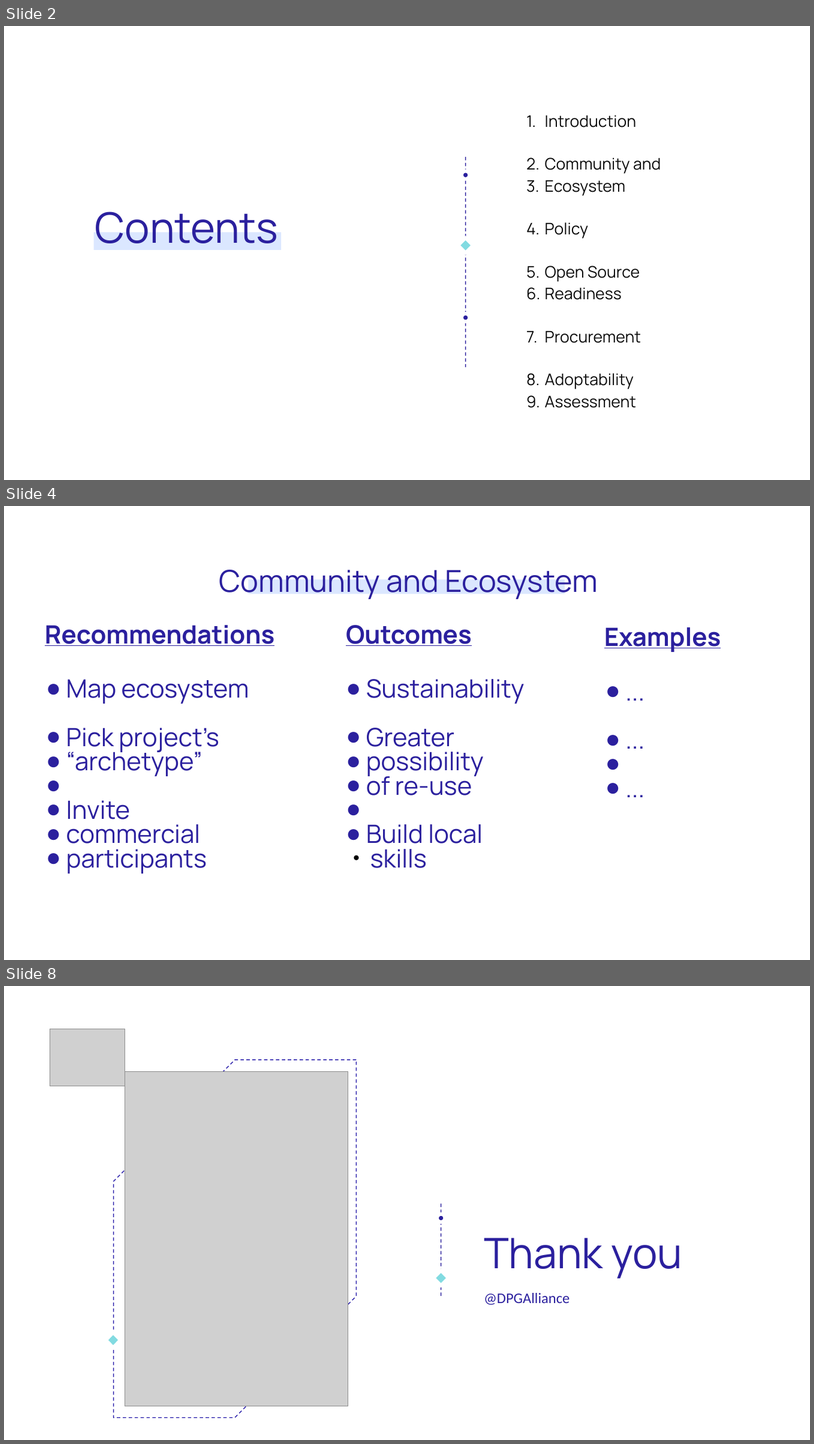
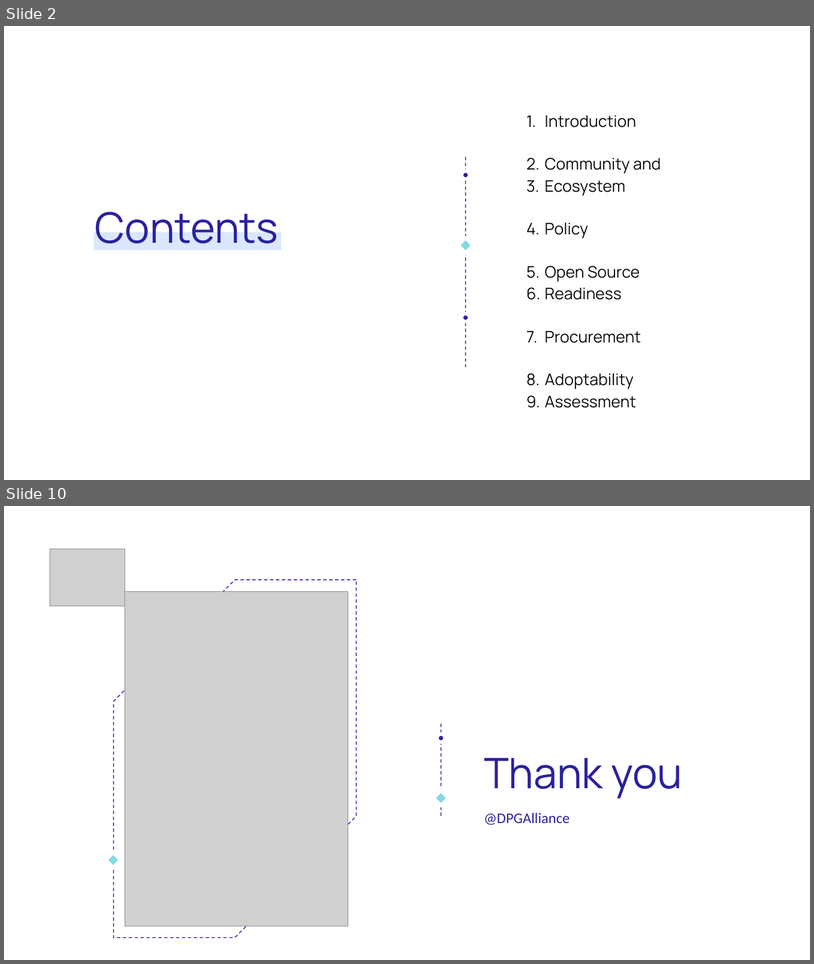
Before and after one commit to unicef/publicgoods-toolkit, a slide deck: dpg-toolkit-overview.odp. Shown one above the other, each under a label of ours: slides 2, 4 and 8 before the commit, slides 2 and 10 after it; the slides between them are not shown. The pictures are 814x1444 and 814x964 pixels, drawn with LibreOffice and Linux fonts; fonts in the diff are those of the drawing; grey boxes stand for pictures. Boxes give left, top, right and bottom in pixels: in the first picture for what was removed or moved away, otherwise in the second. Text is boxed around its words. In the diff, an @@ line names an element or a change of style, - is before the commit and + after.

```diff
--- a/dpg-toolkit-overview.odp
+++ b/dpg-toolkit-overview.odp
@@ slide 4 removed at (4,506,810,960), background #FFFFFF @@
@@ text removed at (219,570,598,599) @@
-Community and Ecosystem
@@ rectangle removed at (248,580,565,594) @@
@@ text removed at (45,625,275,646) @@
-Recommendations
@@ text removed at (346,625,472,646) @@
-Outcomes
@@ text removed at (605,627,722,652) @@
-Examples
@@ text removed at (603,637,810,840) @@
-● ...
-● ...
-● ...
@@ text removed at (66,679,249,873) @@
-● Map ecosystem
-● Pick project’s
-● “archetype”
-● Invite
-● commercial
-● participants
@@ text removed at (366,679,525,868) @@
-● Sustainability
-● Greater
-● possibility
-● of re-use
-● Build local
-  ● skills
@@ what was slide 8 is now slide 10 @@
```
Also in this commit, not shown: 3 slides changed, 4 slides added, 1 other slide removed, 2 other files.
